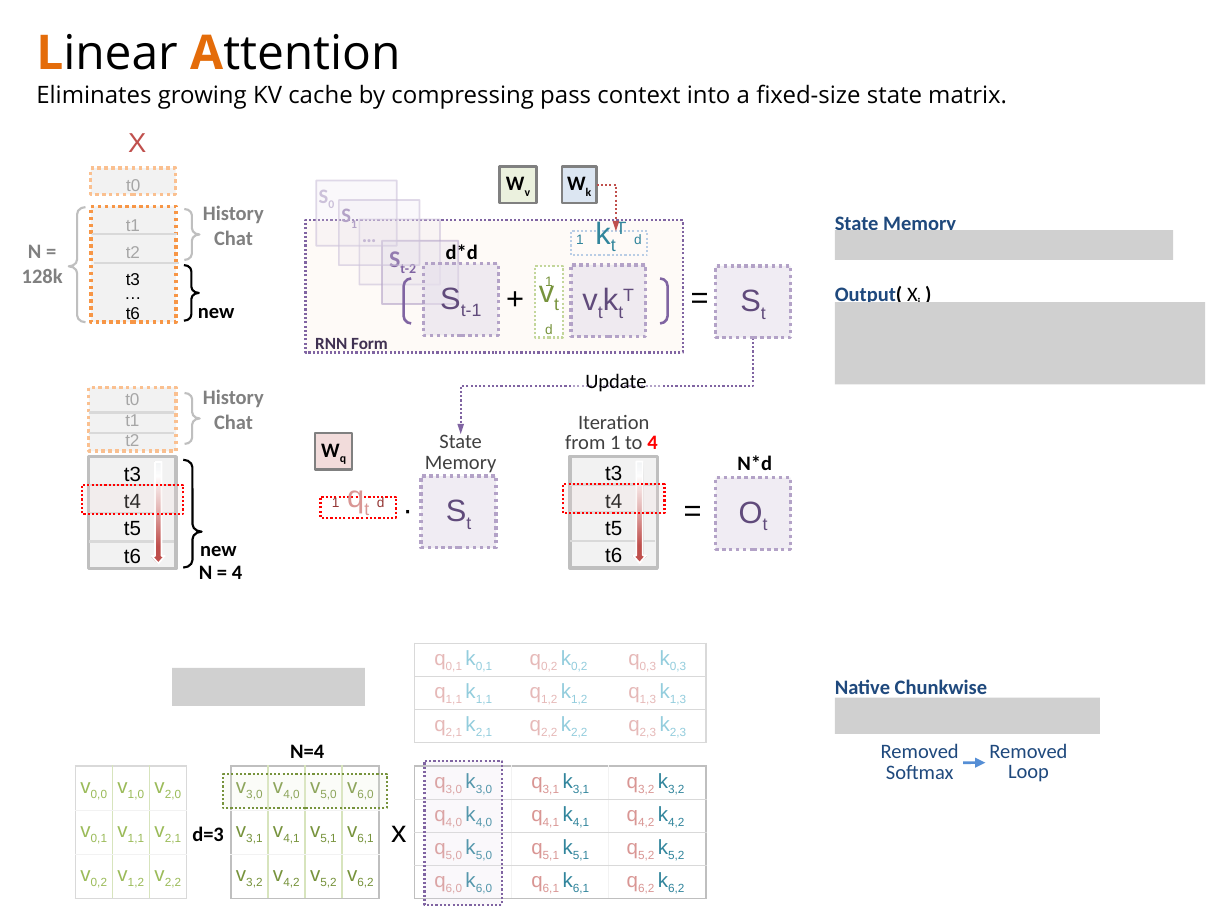
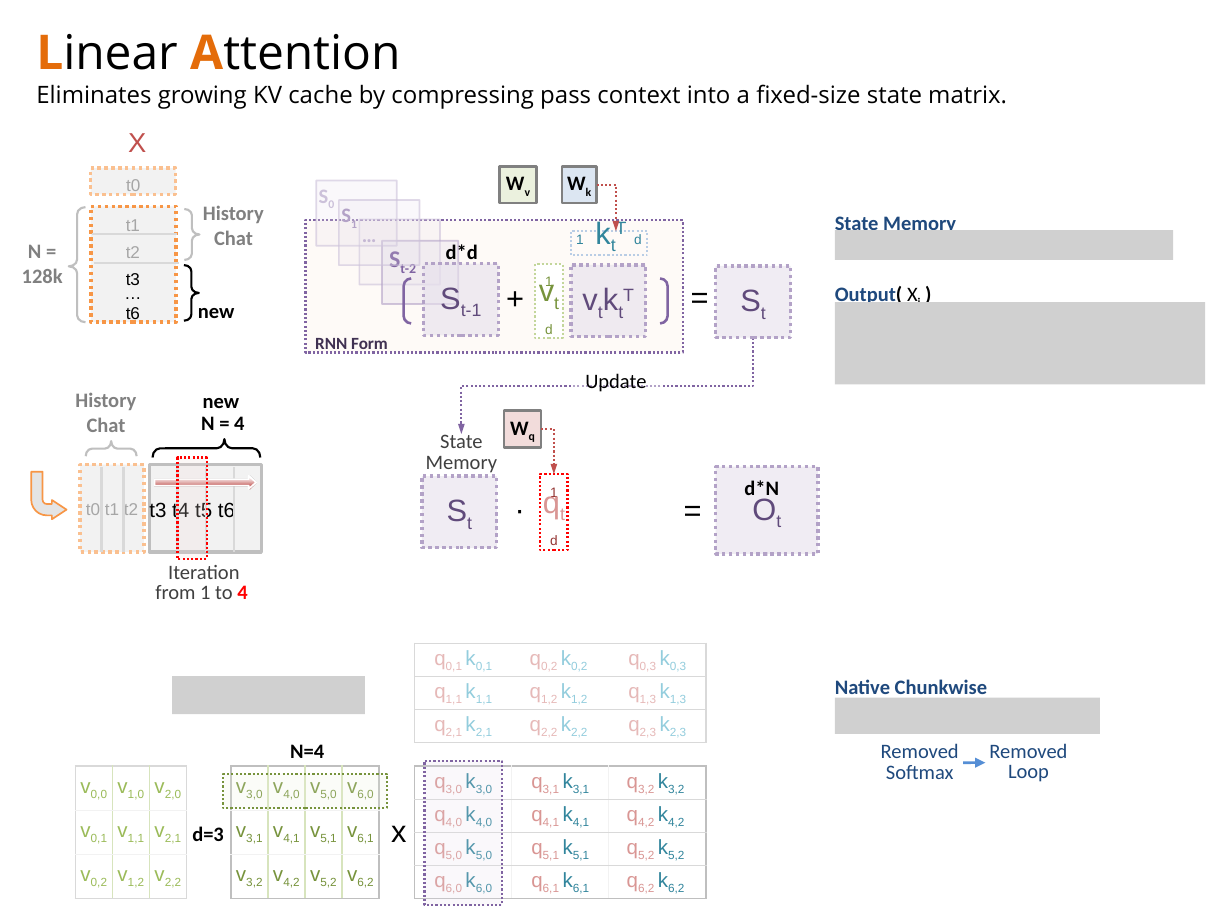
Before and after one commit to navibator/crazy-ai, a slide deck: slide 4 of temp.pptx. Drawn at 1232x924 pixels with LibreOffice and Linux fonts; fonts in the diff are those of the drawing; grey boxes stand for pictures. Boxes give left, top, right and bottom in pixels: in the first picture for what was removed or moved away, otherwise in the second. Text is boxed around its words. In the diff, an @@ line names an element or a change of style, - is before the commit and + after.

Commit message:
update gdn

```diff
--- a/temp.pptx
+++ b/temp.pptx
@@ elbow arrow (753, 338) - (462, 434): route changed @@
@@ text "History": place and size @@
-text "History" at <box>203,389,264,429</box>
+text "History" at <box>75,392,136,432</box>
@@ text "N = 4": place and size @@
-text "N = 4" at <box>199,565,242,579</box>
+text "N = 4" at <box>201,416,244,430</box>
@@ text "new": place and size @@
-text "new" at <box>200,546,237,556</box>
+text "new" at <box>203,398,240,408</box>
@@ rectangle "Wq": place and size @@
-rectangle "Wq" at <box>315,432,352,469</box>
+rectangle "Wq" at <box>504,410,541,447</box>
@@ left brace at <box>86,442,136,456</box>: rotation 180 to 90 degrees @@
@@ left brace at <box>152,439,261,458</box>: rotation 180 to 90 degrees @@
@@ elbow arrow added from (541, 429) to (554, 474), #C0504D 1.25 pt dashed @@
@@ bent arrow added at <box>31,472,67,520</box>, fill #D9D9D9 at 70% opacity, outline #F79646 1 pt @@
@@ line moved from (89, 413) - (174, 413) to (101, 552) - (101, 467) @@
@@ line moved from (89, 432) - (174, 432) to (123, 552) - (123, 467) @@
@@ rotation 0 to 270 degrees in 4 elements at <box>149,464,261,552</box>, <box>79,465,144,553</box>, <box>177,458,207,559</box>, <box>155,475,256,488</box> @@
@@ line moved from (89, 485) - (174, 485) to (177, 552) - (177, 467) @@
@@ line moved from (89, 513) - (174, 513) to (206, 552) - (206, 467) @@
@@ line moved from (89, 541) - (174, 541) to (234, 552) - (234, 467) @@
@@ rectangle "1": place and size @@
-rectangle "1" at <box>320,496,395,517</box>
+rectangle "1" at <box>541,474,568,551</box>
@@ rectangle "Ot": place and size @@
-rectangle "Ot" at <box>716,478,791,549</box>
+rectangle "Ot" at <box>716,467,818,554</box>
@@ text in rectangle at <box>86,503,138,515</box>: text changed @@
-t0
-t1
-t2
+t0 t1 t2
@@ text in rectangle at <box>149,501,235,522</box>: text changed @@
-t3
-t4
-t5
-t6
+t3 t4 t5 t6
@@ text "·": place and size @@
-text "·" at <box>394,492,423,529</box>
+text "·" at <box>506,492,535,529</box>
@@ text in rectangle at <box>550,487,558,545</box>: text changed @@
-1 qt d
+1
+qt
+d
@@ group removed at <box>563,456,664,568</box>: 3 lines, 2 rectangles, 1 down arrow @@
-t3
-t4
-t5
-t6
@@ text at <box>744,480,779,501</box>: text changed @@
-N*d
+d*N
@@ text "Iteration": place and size @@
-text "Iteration" at <box>565,415,657,449</box>
+text "Iteration" at <box>155,565,247,599</box>
@@ picture: place and size @@
-picture at <box>172,668,365,706</box>
+picture at <box>172,676,365,715</box>
```
Also in this commit, not shown: 2 other slides changed.
